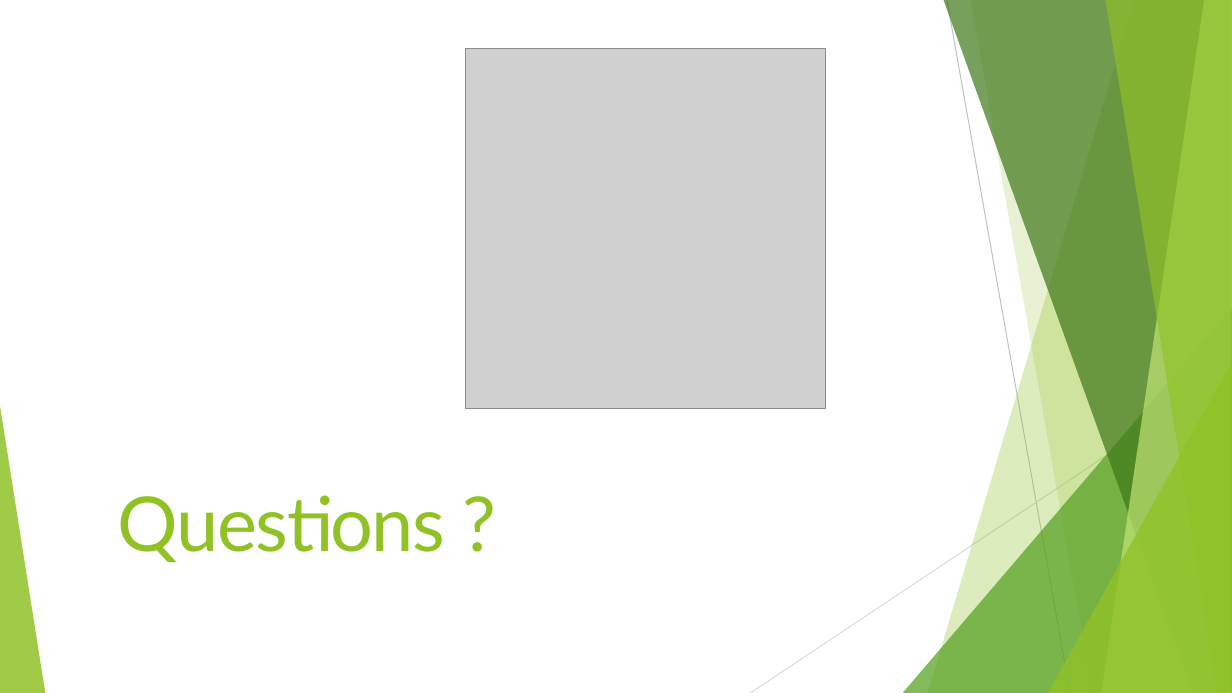
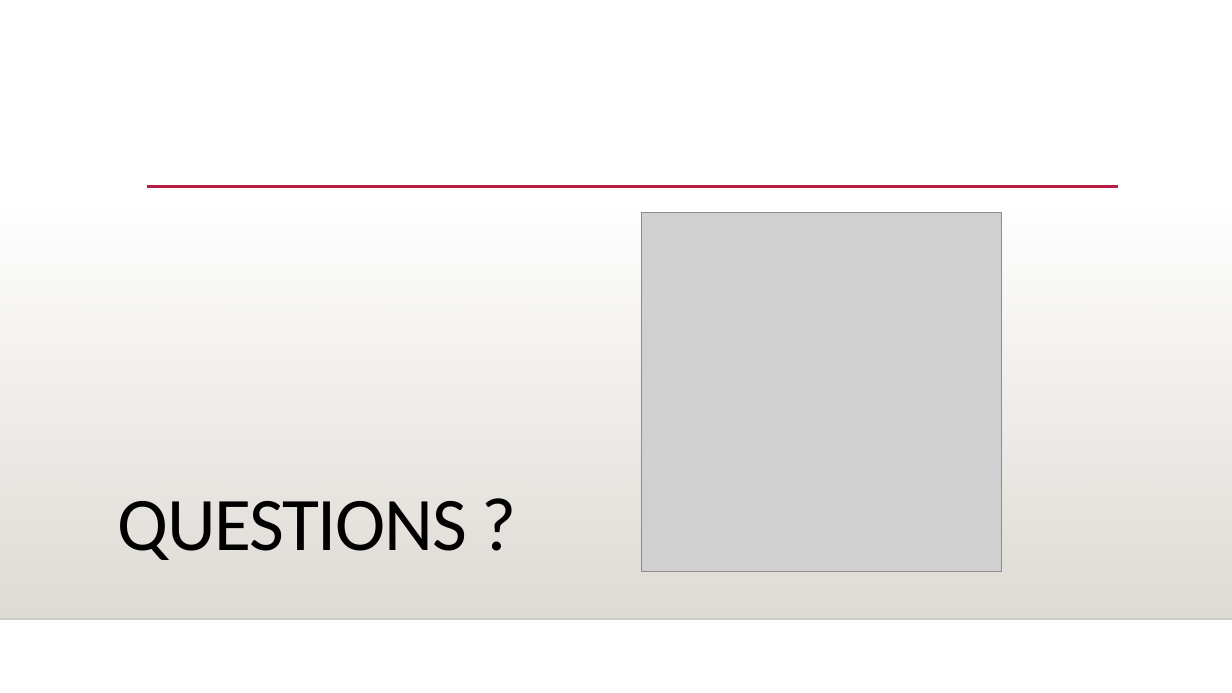
Before and after one commit to WilliamBCIT/project-group4, a slide deck: slide 19 of Week4FridayPresentation.pptx (slide 8 before the commit). Drawn at 1232x693 pixels with LibreOffice and Linux fonts; fonts in the diff are those of the drawing; grey boxes stand for pictures; background and template pictures are left out. Boxes give left, top, right and bottom in pixels: in the first picture for what was removed or moved away, otherwise in the second. Text is boxed around its words. In the diff, an @@ line names an element or a change of style, - is before the commit and + after.

```diff
--- a/Week4FridayPresentation.pptx
+++ b/Week4FridayPresentation.pptx
@@ picture removed at [466,49,825,409] @@
@@ rectangle added at [0,204,1232,619], fill gradient #DFDBD5 @@
@@ line added from (147, 187) to (1118, 187), #B71E42 2.5 pt @@
@@ picture added at [642,213,1002,572] @@
@@ group removed at [0,0,1232,693]: 5 freeform shapes, 3 triangles, 2 lines @@
@@ title at [117,501,467,560]: text changed; font Lato to Calibri; text colour #90C226 to #000000 @@
-Questions ?
+QUESTIONS ?
@@ line added from (0, 619) to (1232, 619), #000001 1 pt @@
```
Also in this commit, not shown: 2 other slides changed, 16 slides added, 5 slides removed.
